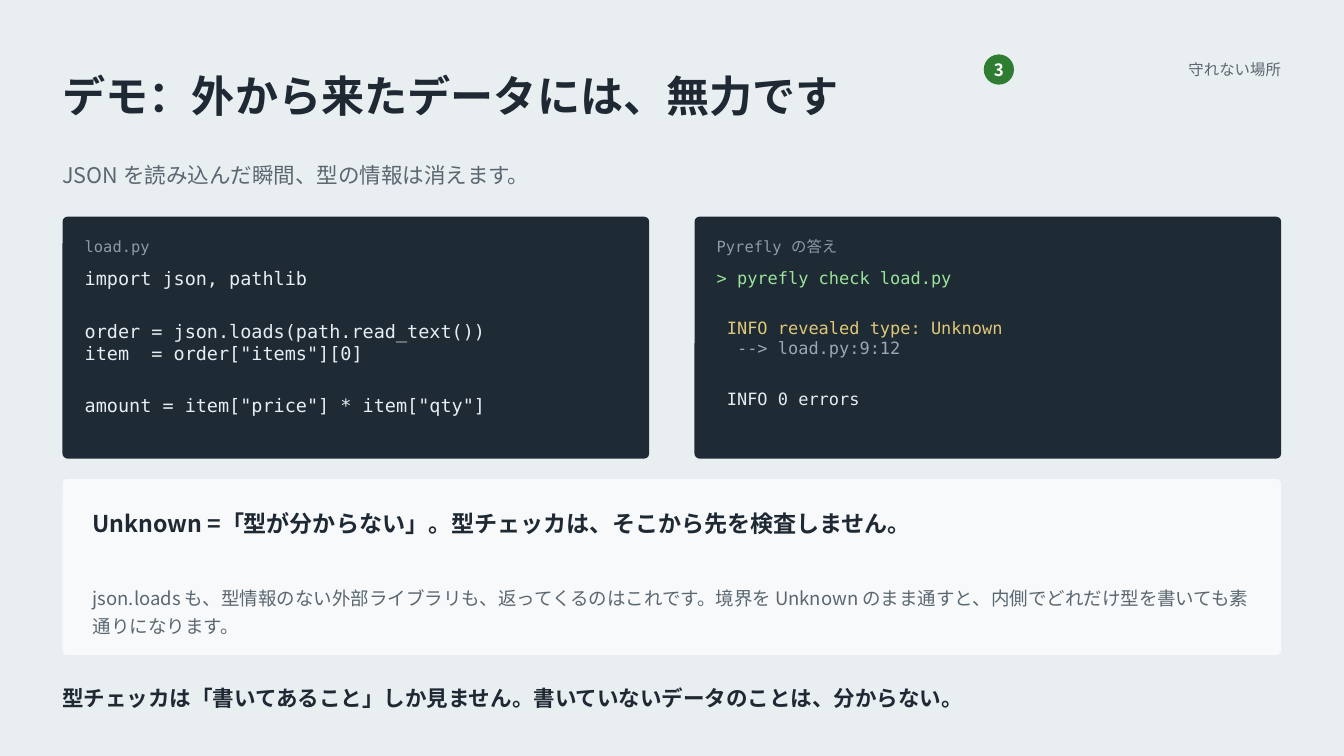
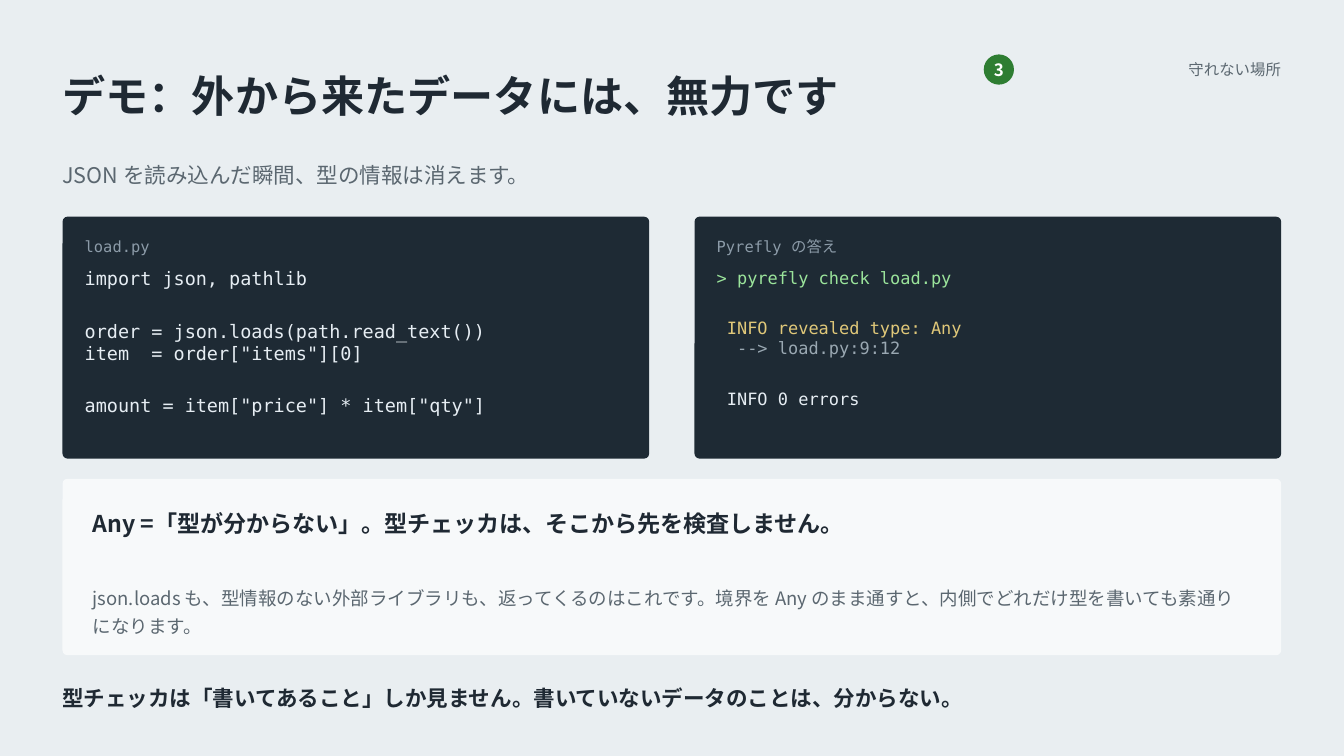
Before and after one commit to secta113/peeling-the-code, a slide deck: slide 18 of 02_second_never_trust_raw_data/第2回_今日から始める静的型チェック.pptx. Drawn at 1344x756 pixels with LibreOffice and Linux fonts; fonts in the diff are those of the drawing. Boxes give left, top, right and bottom in pixels: in the first picture for what was removed or moved away, otherwise in the second. Text is boxed around its words. In the diff, an @@ line names an element or a change of style, - is before the commit and + after.

```diff
--- a/02_second_never_trust_raw_data/第2回_今日から始める静的型チェック.pptx
+++ b/02_second_never_trust_raw_data/第2回_今日から始める静的型チェック.pptx
@@ text at bbox=[727, 321, 962, 338]: text changed @@
-INFO revealed type: Unknown
+INFO revealed type: Any
@@ text at bbox=[93, 512, 844, 537]: text changed @@
-Unknown =「型が分からない」。型チェッカは、そこから先を検査しません。
+Any =「型が分からない」。型チェッカは、そこから先を検査しません。
@@ text at bbox=[93, 589, 1234, 634]: text changed @@
-json.loads も、型情報のない外部ライブラリも、返ってくるのはこれです。境界を Unknown のまま通すと、内側でどれだけ型を書いても素通りになります。
+json.loads も、型情報のない外部ライブラリも、返ってくるのはこれです。境界を Any のまま通すと、内側でどれだけ型を書いても素通りになります。
```
Also in this commit, not shown: 2 other slides changed, 8 other files.
